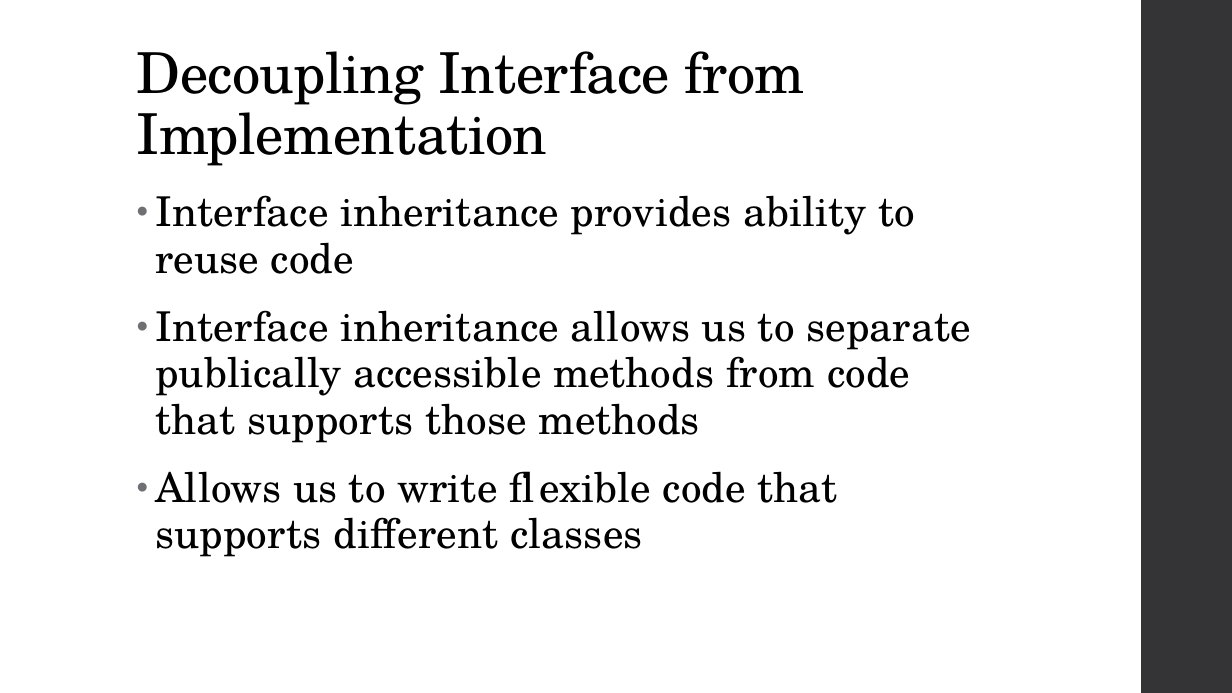
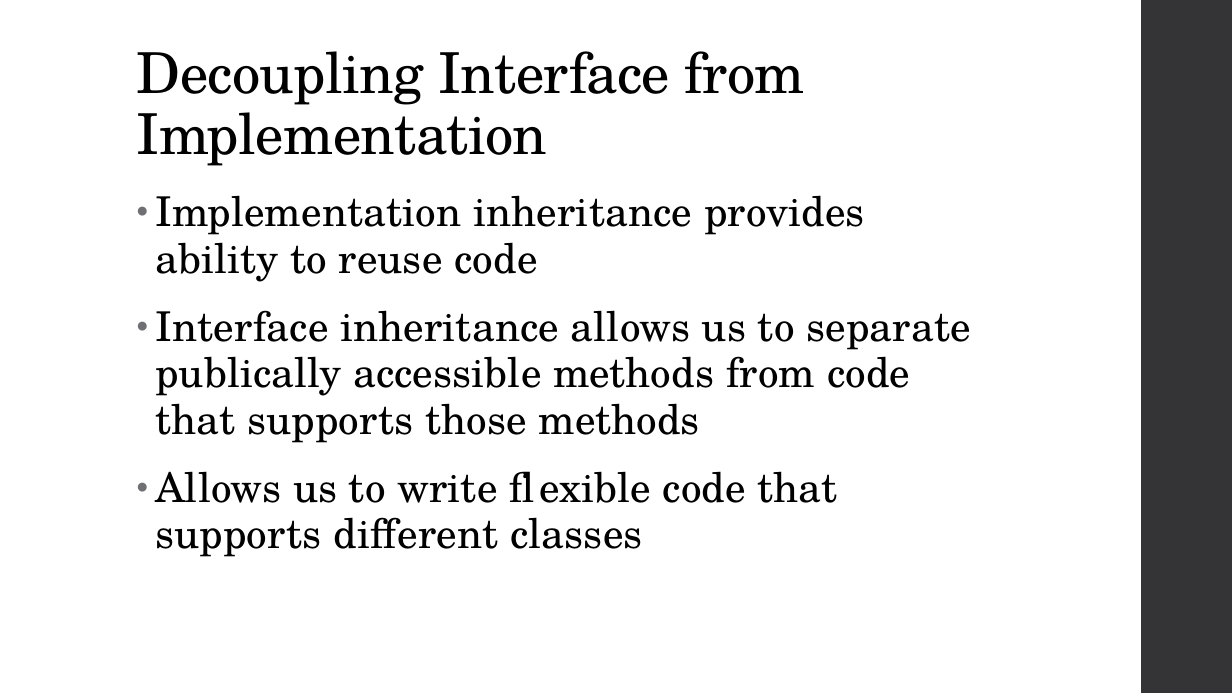
Before and after one commit to zarthur/CSCC-Fundamentals-Android-Notes, a slide deck: slide 15 of week_09_10/week_09_10.pptx. Drawn at 1232x693 pixels with LibreOffice and Linux fonts; fonts in the diff are those of the drawing. Boxes give left, top, right and bottom in pixels: in the first picture for what was removed or moved away, otherwise in the second. Text is boxed around its words. In the diff, an @@ line names an element or a change of style, - is before the commit and + after.

Commit message:
week 9/10: fix slide typos

```diff
--- a/week_09_10/week_09_10.pptx
+++ b/week_09_10/week_09_10.pptx
@@ text at [155, 195, 865, 282]: text changed @@
-• Interface inheritance provides ability to reuse code
+• Implementation inheritance provides ability to reuse code
```
Also in this commit, not shown: 1 other slide changed.
